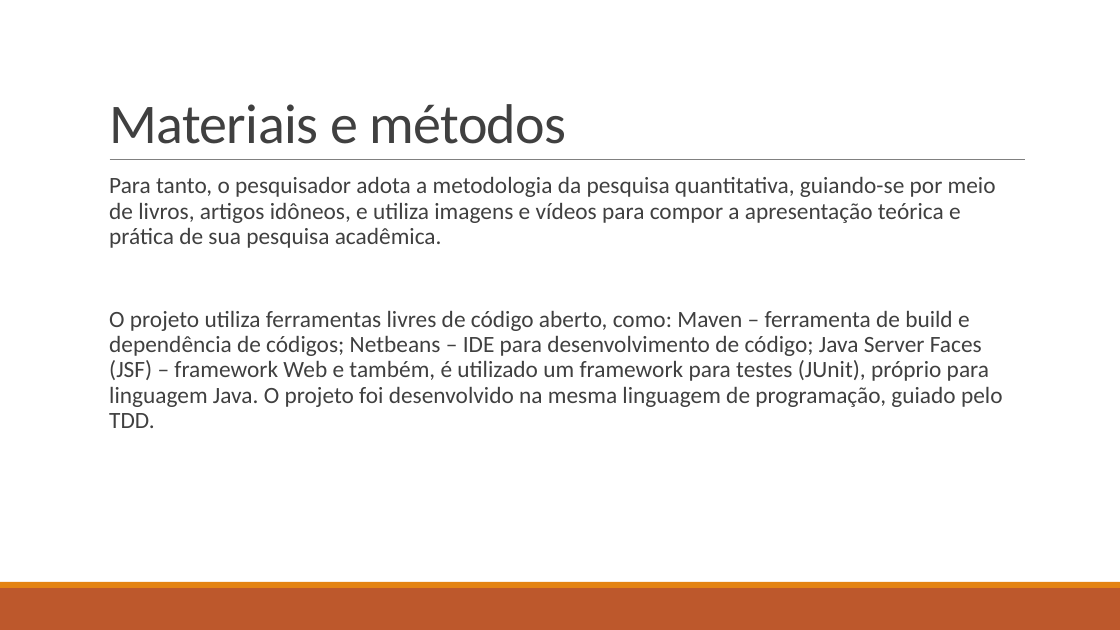
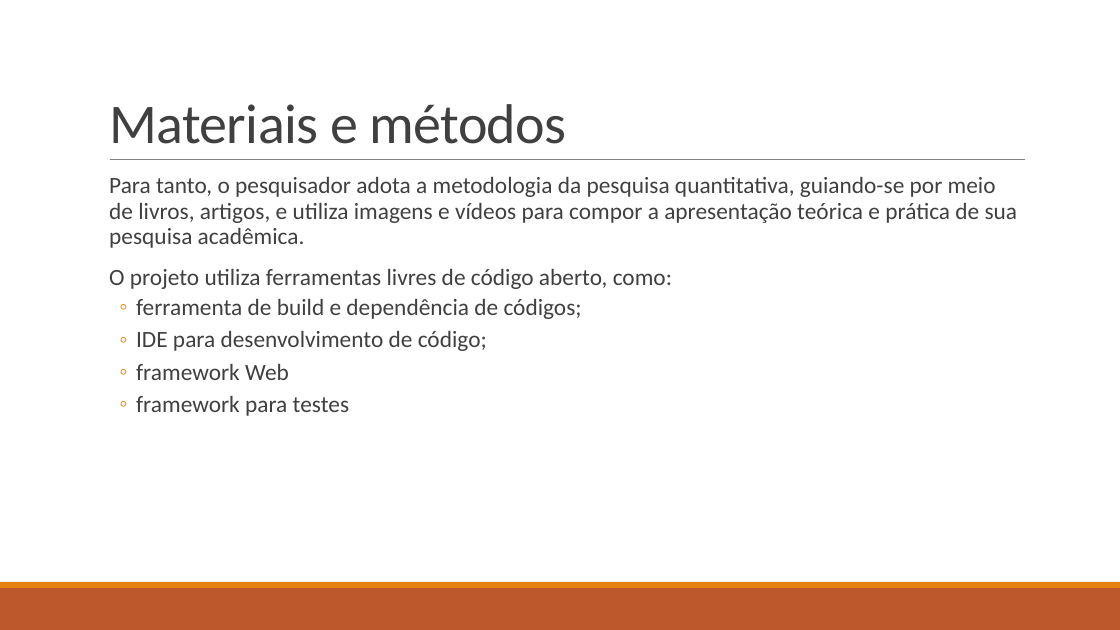
Before and after one commit to vtferrari/TCCGeradorEpub, a slide deck: slide 5 of doc/Test-Driven Development como alternativa de garantia de qualidade.pptx. Drawn at 1120x630 pixels with LibreOffice and Linux fonts; fonts in the diff are those of the drawing. Boxes give left, top, right and bottom in pixels: in the first picture for what was removed or moved away, otherwise in the second. Text is boxed around its words. In the diff, an @@ line names an element or a change of style, - is before the commit and + after.

```diff
--- a/doc/Test-Driven Development como alternativa de garantia de qualidade.pptx
+++ b/doc/Test-Driven Development como alternativa de garantia de qualidade.pptx
@@ text at (x1=109, y1=177, x2=1018, y2=416): text changed @@
-  Para tanto, o pesquisador adota a metodologia da pesquisa quantitativa, guiando-se por meio de livros, artigos idôneos, e utiliza imagens e vídeos para compor a apresentação teórica e prática de sua pesquisa acadêmica.
-  O projeto utiliza ferramentas livres de código aberto, como: Maven – ferramenta de build e dependência de códigos; Netbeans – IDE para desenvolvimento de código; Java Server Faces (JSF) – framework Web e também, é utilizado um framework para testes (JUnit), próprio para linguagem Java. O projeto foi desenvolvido na mesma linguagem de programação, guiado pelo TDD.
+  Para tanto, o pesquisador adota a metodologia da pesquisa quantitativa, guiando-se por meio de livros, artigos, e utiliza imagens e vídeos para compor a apresentação teórica e prática de sua pesquisa acadêmica.
+  O projeto utiliza ferramentas livres de código aberto, como:
+  ◦ ferramenta de build e dependência de códigos;
+  ◦ IDE para desenvolvimento de código;
+  ◦ framework Web
+  ◦ framework para testes
```
Also in this commit, not shown: 10 other slides changed, 2 slides added, 1 slide removed.
